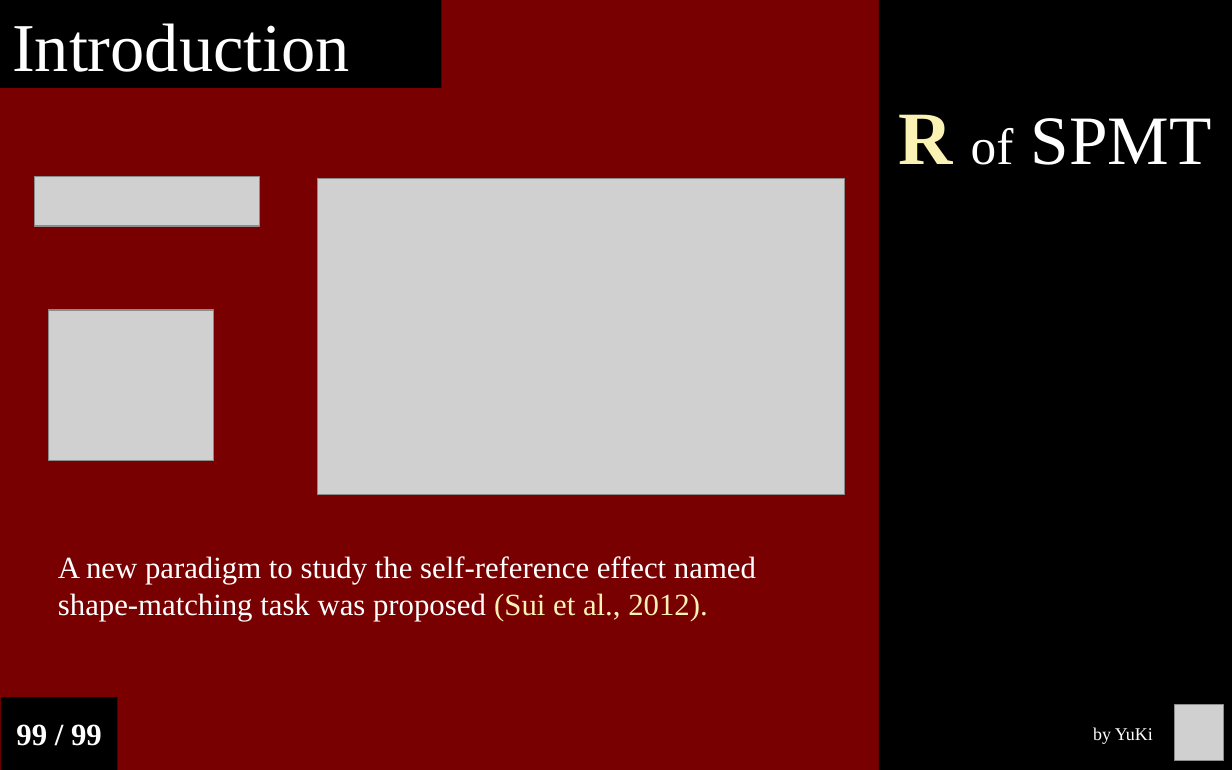
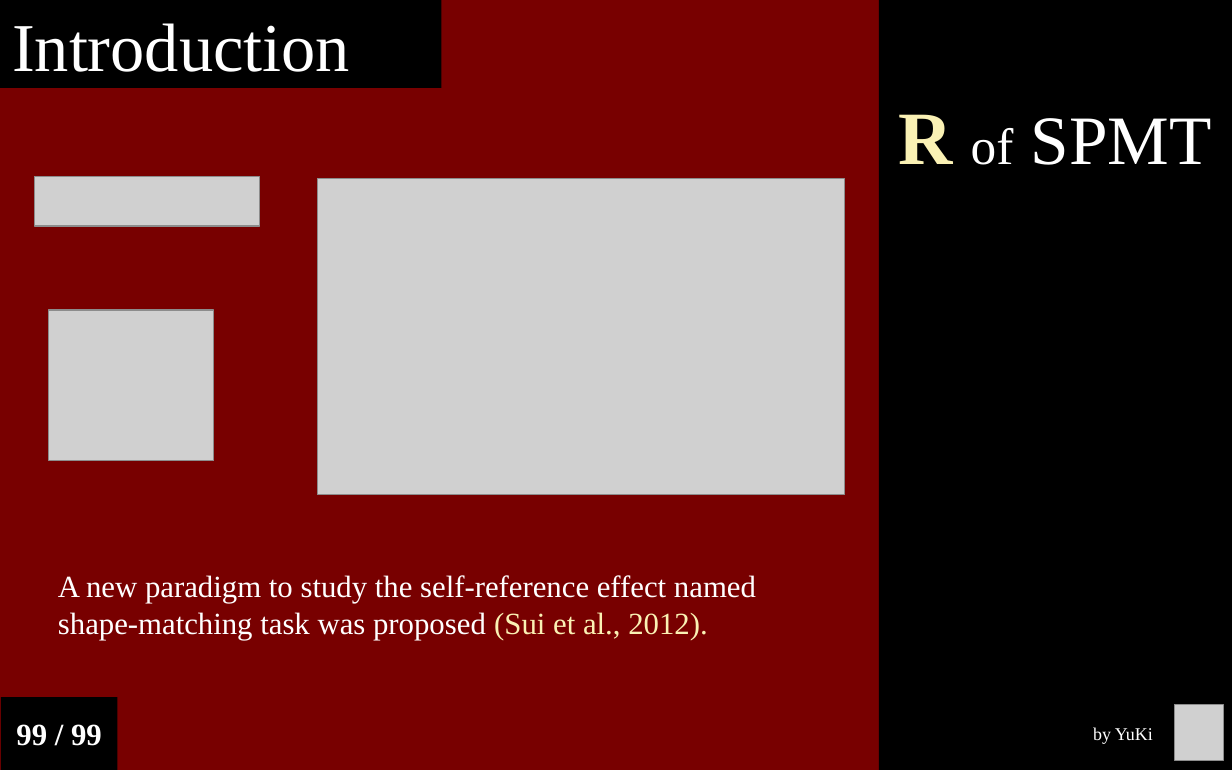
Before and after one commit to Chuan-Peng-Lab/ReliabilitySPE, a slide deck: slide 4 of 6_Reports/6_2_Phase_2/End_Semester_Report.pptx (slide 3 before the commit). Drawn at 1232x770 pixels with LibreOffice and Linux fonts; fonts in the diff are those of the drawing; grey boxes stand for pictures. Boxes give left, top, right and bottom in pixels: in the first picture for what was removed or moved away, otherwise in the second. Text is boxed around its words. In the diff, an @@ line names an element or a change of style, - is before the commit and + after.

```diff
--- a/6_Reports/6_2_Phase_2/End_Semester_Report.pptx
+++ b/6_Reports/6_2_Phase_2/End_Semester_Report.pptx
@@ text "A new paradigm to study ...": place and size @@
-text "A new paradigm to study ..." at [58,556,756,621]
+text "A new paradigm to study ..." at [58,575,756,640]
```
Also in this commit, not shown: 1 other slide changed, 6 slides added.
